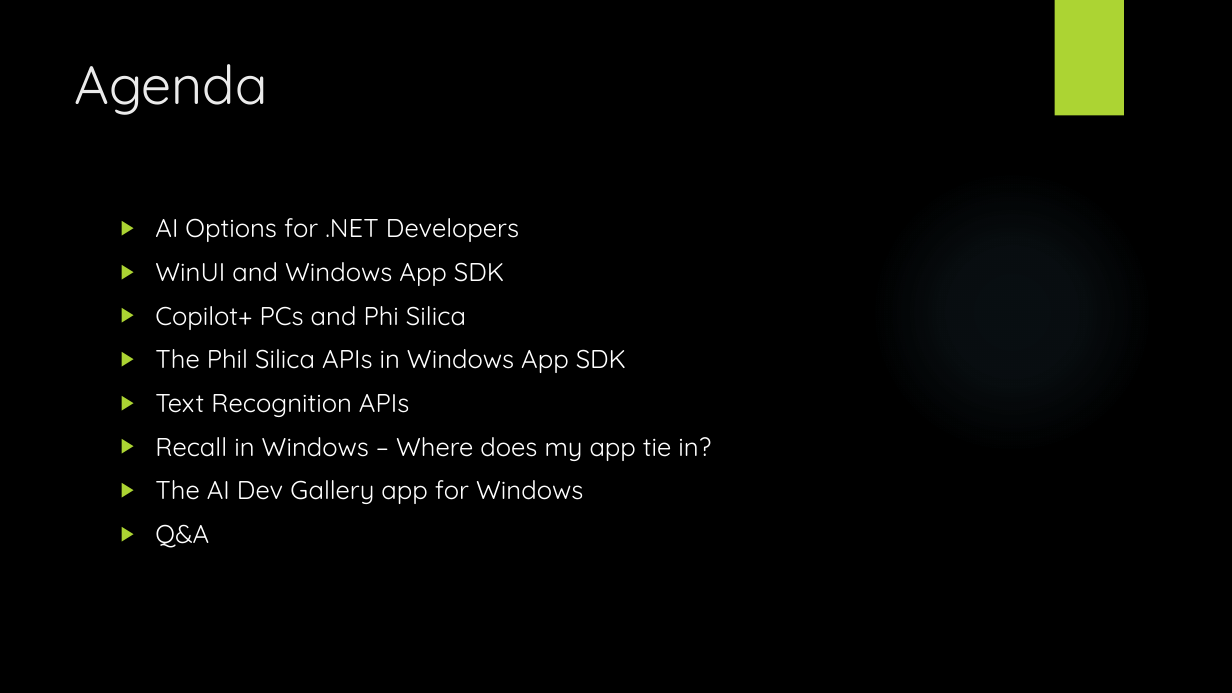
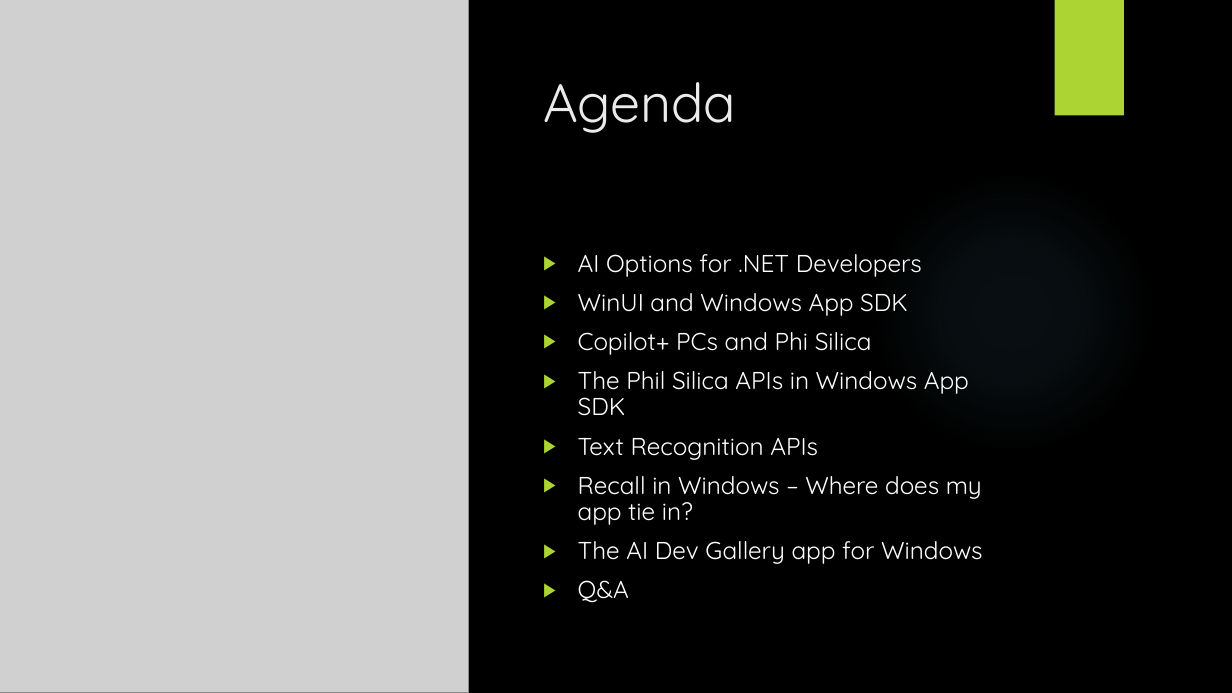
Before and after one commit to alvinashcraft/speaking, a slide deck: slide 5 of 2025/0521_PhillyDotNet/Philly.NET - Intelligent Windows Apps with WCR.pptx. Drawn at 1232x693 pixels with LibreOffice and Linux fonts; fonts in the diff are those of the drawing; grey boxes stand for pictures; background and template pictures are left out. Boxes give left, top, right and bottom in pixels: in the first picture for what was removed or moved away, otherwise in the second. Text is boxed around its words. In the diff, an @@ line names an element or a change of style, - is before the commit and + after.

```diff
--- a/2025/0521_PhillyDotNet/Philly.NET - Intelligent Windows Apps with WCR.pptx
+++ b/2025/0521_PhillyDotNet/Philly.NET - Intelligent Windows Apps with WCR.pptx
@@ picture added at [0, 0, 469, 693] @@
@@ title "Agenda": place and size @@
-title "Agenda" at [75, 64, 268, 115]
+title "Agenda" at [543, 82, 736, 133]
@@ text "AI Options for .NET Developers": place and size @@
-text "AI Options for .NET Developers" at [155, 218, 711, 548]
+text "AI Options for .NET Developers" at [578, 254, 982, 603]
@@ text "AI Options for .NET Developers" at [578, 254, 982, 603]: size 20 to 19 pt; line spacing 1 to 0.9 @@
```
Also in this commit, not shown: 3 other slides changed, 8 slides added.
